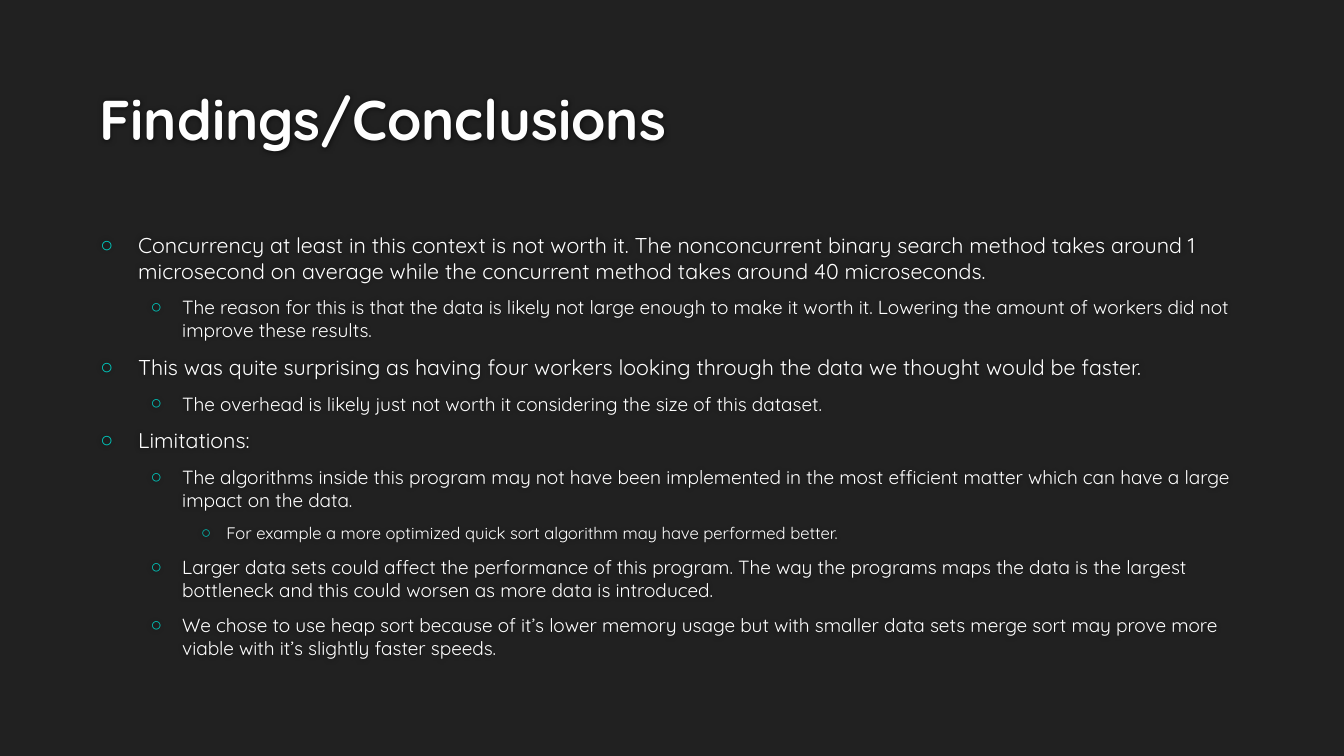
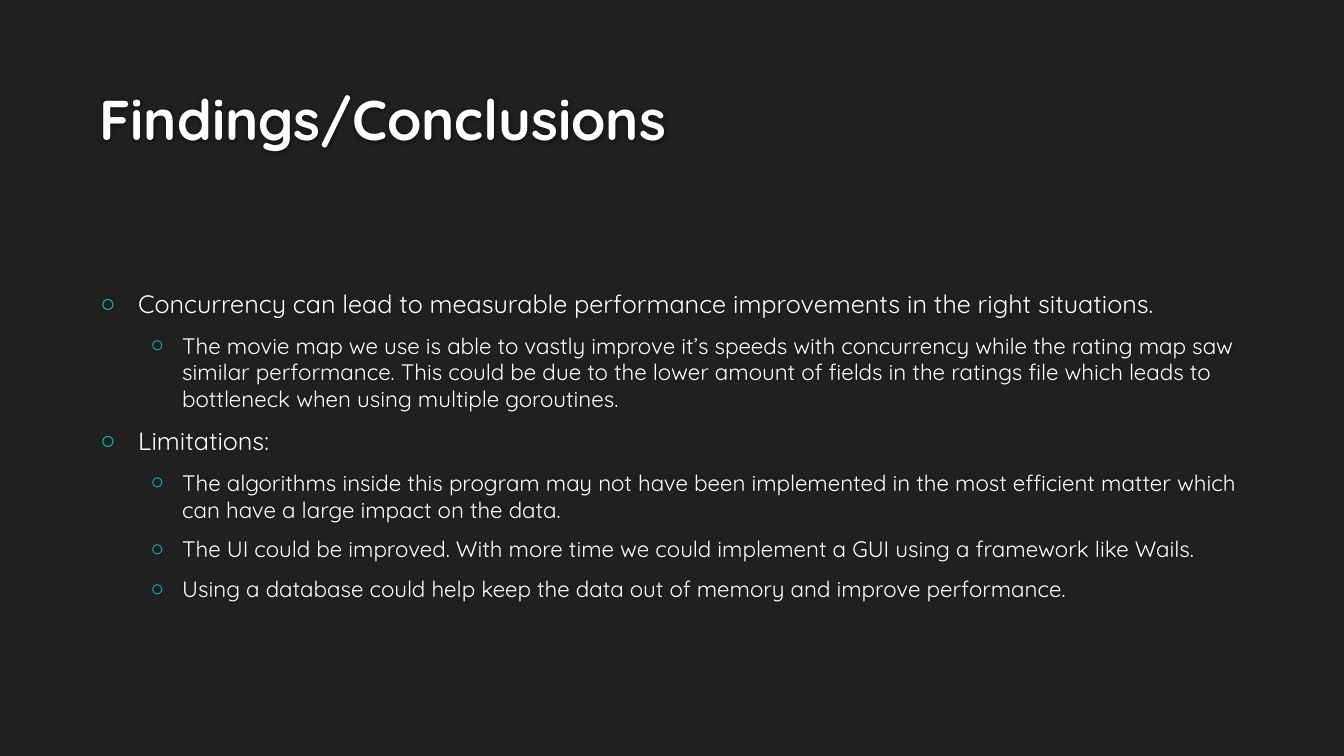
Before and after one commit to jacksongodsey/moviesearch, a slide deck: slide 8 of GROUP.pptx (slide 9 before the commit). Drawn at 1344x756 pixels with LibreOffice and Linux fonts; fonts in the diff are those of the drawing; background and template pictures are left out. Boxes give left, top, right and bottom in pixels: in the first picture for what was removed or moved away, otherwise in the second. Text is boxed around its words. In the diff, an @@ line names an element or a change of style, - is before the commit and + after.

```diff
--- a/GROUP.pptx
+++ b/GROUP.pptx
@@ text at bbox=[138, 294, 1233, 412]: text changed; size 15.3 to 16 pt @@
-○ Concurrency at least in this context is not worth it. The nonconcurrent binary search method takes around 1 microsecond on average while the concurrent method takes around 40 microseconds.
-  ○ The reason for this is that the data is likely not large enough to make it worth it. Lowering the amount of workers did not improve these results.
-○ This was quite surprising as having four workers looking through the data we thought would be faster.
-  ○ The overhead is likely just not worth it considering the size of this dataset.
+○ Concurrency can lead to measurable performance improvements in the right situations.
+  ○ The movie map we use is able to vastly improve it’s speeds with concurrency while the rating map saw similar performance. This could be due to the lower amount of fields in the ratings file which leads to bottleneck when using multiple goroutines.
@@ text at bbox=[138, 432, 1235, 523]: size 15.3 to 18 pt in "Limitations:"; size 13.6 to 16 pt in "The algorithms inside this program may not ..." @@
@@ text at bbox=[182, 540, 1194, 602]: text changed; size 13.6 to 16 pt @@
-    ○ For example a more optimized quick sort algorithm may have performed better.
-  ○ Larger data sets could affect the performance of this program. The way the programs maps the data is the largest bottleneck and this could worsen as more data is introduced.
-  ○ We chose to use heap sort because of it’s lower memory usage but with smaller data sets merge sort may prove more viable with it’s slightly faster speeds.
+  ○ The UI could be improved. With more time we could implement a GUI using a framework like Wails.
+  ○ Using a database could help keep the data out of memory and improve performance.
```
Also in this commit, not shown: 5 other slides changed, 1 slide added, 2 slides removed, 1 other file.
